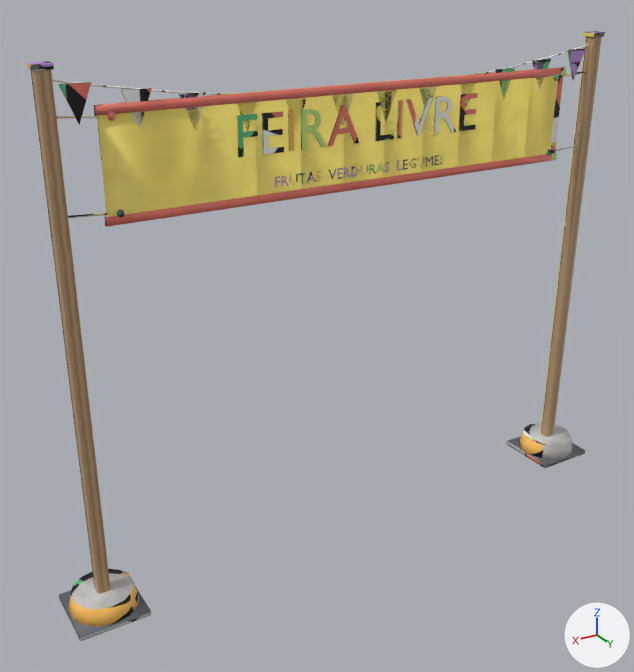
Before and after pictures for a commit that changed the FBX model unity/CheckoutSimulator/Assets/Resources/EventRigs/Rig_FeiraBanner.fbx.
Both versions are drawn from a 50 mm camera at (2.96, 4.39, 3.68) aimed at (0.27, -0.08, 1.44). Arrows for +X, +Y and +Z are at lower right; the lights stay in place. The first picture is the older version. Where no turn or scale is listed for an object, it has been applied to the vertices. Vertices at exactly the same position are counted once.

In view in the first picture: 'Feira_Banner__Cloth', 'Feira_Banner__Frame'.
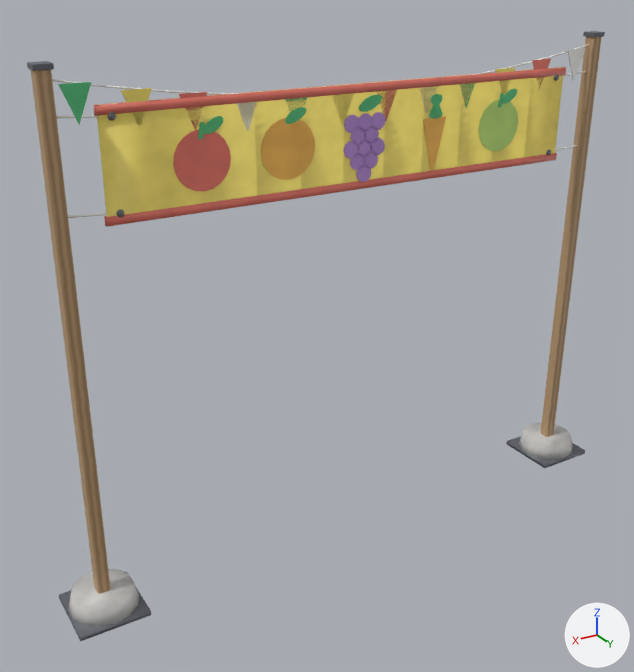
Edits to the bpy script that builds the scene:
```text
Change me_feira_banner__frame:
    where me_feira_banner__frame.from_pydata(...)  # 228 vertices, 194 faces; spans x -2.07..2.07, y -0.22..0.22, z 0.0..3.23
    me_feira_banner__frame part 16: texture (UV) coordinates of 194 of 194 faces, centred in x -2.07..2.07, y -0.22..0.22, z 0.0..3.23, changed; they spanned u 0.0..1.0, v 0.0..0.99 and now span u 0.02..0.99, v 0.0..0.99
Change me_feira_banner__cloth:
    remove me_feira_banner__cloth.from_pydata(...)  # 1566 vertices, 1563 faces; spans x -1.61..1.61, y -0.01..0.02, z 2.39..3.1
    add me_feira_banner__cloth.from_pydata(...)  # 1920 vertices, 2040 faces; spans x -1.61..1.61, y -0.01..0.03, z 2.39..3.1
    me_feira_banner__cloth part 1: a new loose piece, a 10-sided cylinder along y spanning x 0.0378..0.147, y 0.013..0.017, z 2.7353..2.8391, in mat_feira_banner_mat (picture img_feira_banner_basecolor_png)
    me_feira_banner__cloth part 2: a new loose piece, a 10-sided cylinder along y spanning x -0.0546..0.0546, y 0.013..0.017, z 2.7353..2.8391, in mat_feira_banner_mat (picture img_feira_banner_basecolor_png)
    me_feira_banner__cloth part 3: a new loose piece, a 10-sided cylinder along y spanning x -0.147..-0.0378, y 0.013..0.017, z 2.7353..2.8391, in mat_feira_banner_mat (picture img_feira_banner_basecolor_png)
    me_feira_banner__cloth part 4: a new loose piece, a 10-sided cylinder along y spanning x -0.0084..0.1008, y 0.013..0.017, z 2.6597..2.7635, in mat_feira_banner_mat (picture img_feira_banner_basecolor_png)
    me_feira_banner__cloth part 5: a new loose piece, a 10-sided cylinder along y spanning x -0.1008..0.0084, y 0.013..0.017, z 2.6597..2.7635, in mat_feira_banner_mat (picture img_feira_banner_basecolor_png)
    me_feira_banner__cloth part 6: a new loose piece, a 10-sided cylinder along y spanning x -0.0546..0.0546, y 0.013..0.017, z 2.4329..2.5367, in mat_feira_banner_mat (picture img_feira_banner_basecolor_png)
    me_feira_banner__cloth part 7: a new loose piece of 80 vertices spanning x 0.88..1.22, y 0.01..0.02, z 2.51..2.84, in mat_feira_banner_mat (picture img_feira_banner_basecolor_png)
    me_feira_banner__cloth part 8: a new loose piece of 48 vertices spanning x 0.92..1.04, y 0.02..0.03, z 2.82..2.9, in mat_feira_banner_mat (picture img_feira_banner_basecolor_png)
    me_feira_banner__cloth part 9: a new loose piece of 48 vertices spanning x 0.41..0.54, y 0.02, z 2.83..2.91, in mat_feira_banner_mat (picture img_feira_banner_basecolor_png)
    me_feira_banner__cloth part 10: a new loose piece of 48 vertices spanning x -1.18..-1.06, y 0.02..0.03, z 2.82..2.9, in mat_feira_banner_mat (picture img_feira_banner_basecolor_png)
    me_feira_banner__cloth part 11: a new loose piece of 40 vertices spanning x -0.57..-0.47, y 0.02, z 2.77..2.91, in mat_feira_banner_mat (picture img_feira_banner_basecolor_png)
    me_feira_banner__cloth part 12: a new loose piece of 40 vertices spanning x -0.57..-0.47, y 0.03, z 2.77..2.91, in mat_feira_banner_mat (picture img_feira_banner_basecolor_png)
    me_feira_banner__cloth part 13: 16 loose pieces with 186 vertices, spanning x -0.61..0.61, y 0.01..0.02, z 2.47..2.9, are deleted
    me_feira_banner__cloth part 14: 33 vertices moved from x -0.57..0.72, y 0.01..0.02, z 2.47..2.9 to x -0.55..0.72, y 0.01..0.03, z 2.44..2.92; 263 vertices removed from x -0.92..1.54, y 0.0..0.02, z 2.47..3.09; 379 vertices added at x -1.22..1.54, y 0.0..0.03, z 2.44..3.1
    me_feira_banner__cloth part 15: 979 kept faces spanning x -1.61..1.61, y -0.01..0.03, z 2.39..3.1 get new texture (UV) coordinates
```

Pixel boxes [x1, y1, x2, y2] of what changed, in the pictures (634 x 672 px; the box of a moved part takes in the faces that stretch with it):
part 1 of me_feira_banner__cloth, added
    after: [344, 115, 360, 133]
part 2 of me_feira_banner__cloth, added
    after: [358, 113, 372, 131]
part 3 of me_feira_banner__cloth, added
    after: [371, 112, 386, 130]
part 4 of me_feira_banner__cloth, added
    after: [350, 127, 365, 145]
part 5 of me_feira_banner__cloth, added
    after: [364, 126, 379, 144]
part 6 of me_feira_banner__cloth, added
    after: [356, 165, 372, 182]
part 7 of me_feira_banner__cloth, added (brown)
    after: [173, 130, 231, 191]
part 8 of me_feira_banner__cloth, added
    after: [203, 116, 223, 134]
part 9 of me_feira_banner__cloth, added
    after: [285, 107, 306, 124]
part 10 of me_feira_banner__cloth, added
    after: [502, 89, 517, 103]
part 11 of me_feira_banner__cloth, added
    after: [429, 95, 443, 118]
part 12 of me_feira_banner__cloth, added
    after: [431, 95, 443, 117]
part 13 of me_feira_banner__cloth, deleted
    before: [275, 100, 444, 188]
part 14 of me_feira_banner__cloth, moved or reshaped
    before: [107, 71, 494, 177]
    after: [198, 93, 527, 180]
part 15 of me_feira_banner__cloth, surface changed
    both: [93, 54, 566, 227]
part 16 of me_feira_banner__frame, surface changed
    both: [27, 31, 601, 641]
